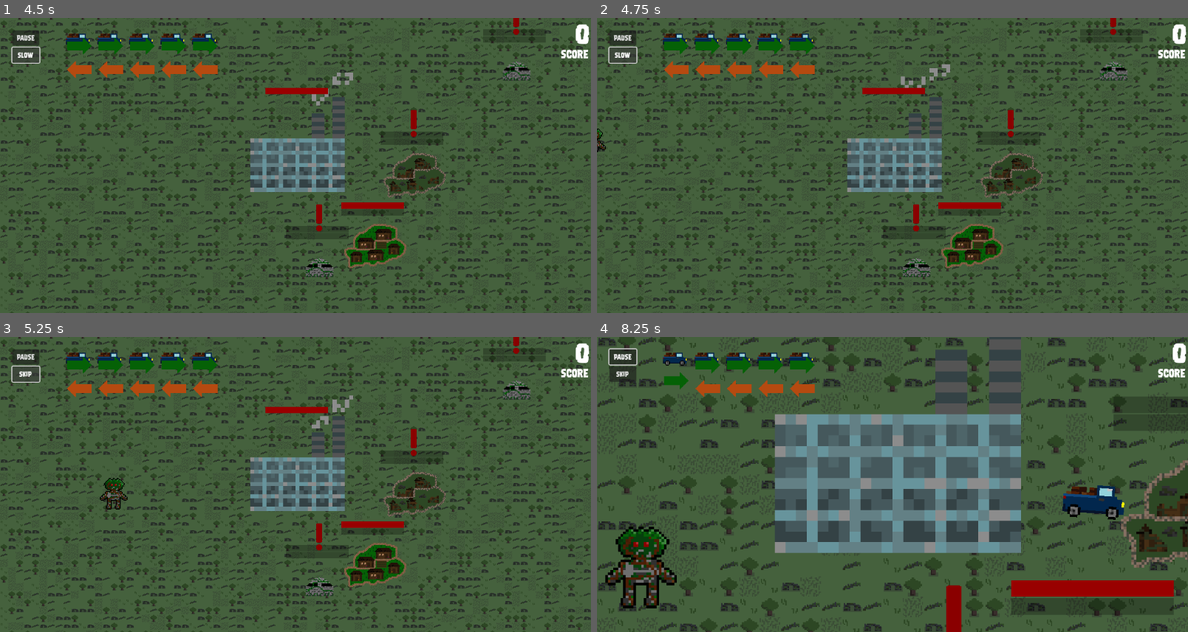
Above: before the commit, frames 1-4 (two rows, left to right).
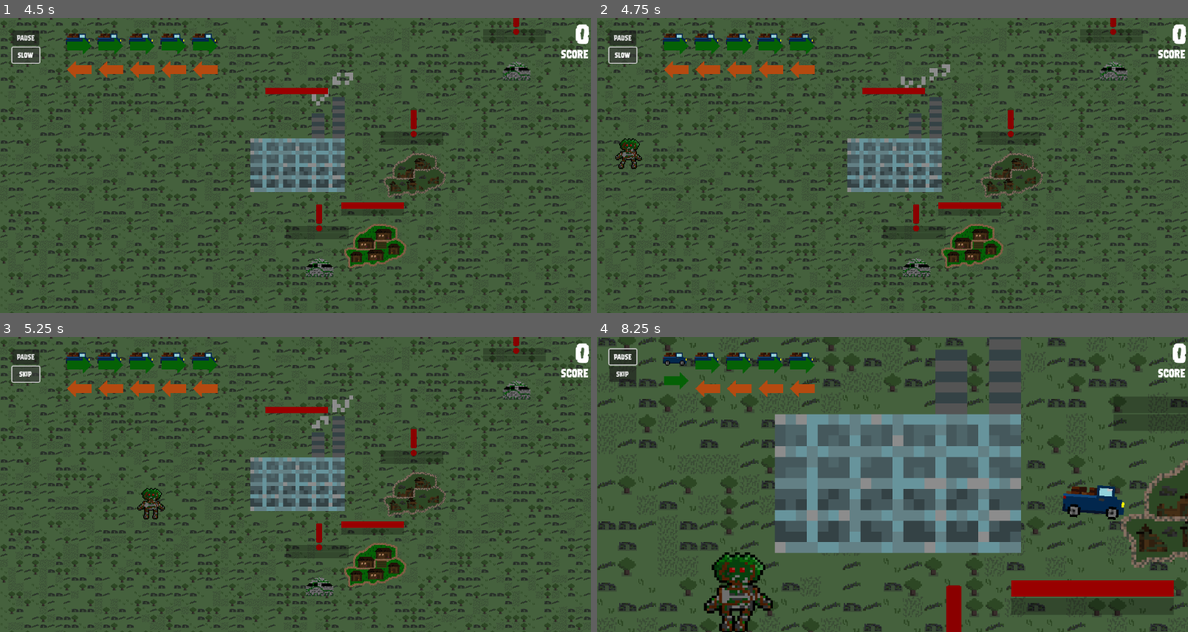
Above: after the commit, the same moments.

Repository: lewis785/ludum-dare-53
Game: Godot game, scene res://scenes/main.tscn
Same seed, same stepped clock (60 frames per second), same inputs: the game is played once before the commit and once after it.
Inputs (mouse positions are in pixels of both pictures, inside the frame that each line leads up to):
- Up to frame 1 (4.5 s): click "start" at 0.5 s; click "skip" at 1.25 s; click "slow" at 2 s; click "skip" at 2.75 s; click "slow" at 3.5 s; click "skip" at 4.25 s
- Up to frame 2 (4.75 s): no input
- Up to frame 3 (5.25 s): click "slow" at 5 s
- Up to frame 4 (8.25 s): click "pause" at 5.75 s; click "paused" at 6.5 s; move the mouse to (1010, 493) at 7.27 s; press the mouse at (1010, 493) at 7.28 s; tap E (camera_zoom_in) at 7.55, 8.1 s; move the mouse to (1022, 611) at 8.02 s; release the mouse at (1022, 611) at 8.03 s; click (1022, 611) at 8.17 s

Frame 1 is identical in both runs. In frame 2, 0.3% of the frame differs, in the area x 0-8%, y 37-52%; in frame 3, 0.6%; in frame 4, 3.9%, in the area x 1-30%, y 64-100%.

Commit message:
fix enemies not having health, all structures bombarding enemies hit!

Diff:
--- a/scenes/Camera/camera_controller.gd
+++ b/scenes/Camera/camera_controller.gd
@@ -62,7 +62,7 @@
 			clamp(
 				get_zoom() + ((camera_zoom_speed * get_zoom())/10),
 				Vector2(0.5,0.5),
-				Vector2(100,100),
+				Vector2(1000,1000),
 			)
 		)
 	if Input.is_action_pressed("camera_zoom_out") or Input.is_action_just_released("camera_zoom_out"):
@@ -71,7 +71,7 @@
 			clamp(
 				get_zoom() - ((camera_zoom_speed * get_zoom())/10),
 				Vector2(0.5,0.5),
-				Vector2(100,100),
+				Vector2(1000,1000),
 			)
 		)
 	if zoom_change:
--- a/scenes/davids_scene.tscn
+++ b/scenes/davids_scene.tscn
@@ -1,5 +1,6 @@
-[gd_scene load_steps=5 format=3 uid="uid://bv1oo5bv5o5rs"]
+[gd_scene load_steps=6 format=3 uid="uid://bv1oo5bv5o5rs"]
 
+[ext_resource type="PackedScene" uid="uid://cbd2nrreh7t81" path="res://scenes/projectile/projectile.tscn" id="2_vk1f8"]
 [ext_resource type="PackedScene" uid="uid://dhf8loxej1fdg" path="res://scenes/supply_depot/supply_depot.tscn" id="3_bkg0a"]
 [ext_resource type="PackedScene" uid="uid://cef7nfykxy18e" path="res://scenes/enemy/spawn.tscn" id="4_2hjir"]
 [ext_resource type="PackedScene" uid="uid://df82d8dxjayvh" path="res://scenes/roads/roads.tscn" id="4_av4wr"]
@@ -9,7 +10,15 @@
 
 [node name="turret" parent="." instance=ExtResource("4_ri4hn")]
 position = Vector2(378, 402)
+tick_threshold = 1.0
 is_tower = true
+structure_damage = 10
+supplies_consumption = 1
+range = 100.0
+rate_of_fire = 0.1
+parent_name = "spawn"
+heal_amount = 20
+projectile = ExtResource("2_vk1f8")
 
 [node name="roads" parent="." instance=ExtResource("4_av4wr")]
 
@@ -21,5 +30,23 @@
 
 [node name="town2" parent="." instance=ExtResource("4_ri4hn")]
 position = Vector2(596, 294)
+tick_threshold = 1.0
+is_tower = false
+structure_damage = 10
+supplies_consumption = 1
+range = 100.0
+rate_of_fire = 0.1
+parent_name = "spawn"
+heal_amount = 20
+projectile = ExtResource("2_vk1f8")
 
 [node name="town" parent="." instance=ExtResource("4_ri4hn")]
+tick_threshold = 1.0
+is_tower = false
+structure_damage = 10
+supplies_consumption = 1
+range = 100.0
+rate_of_fire = 0.1
+parent_name = "spawn"
+heal_amount = 20
+projectile = ExtResource("2_vk1f8")
--- a/scenes/enemy/enemy.gd
+++ b/scenes/enemy/enemy.gd
@@ -38,10 +38,10 @@
 
 func set_level(level) -> void:
 	self.level = level
-	$entity.health = level * 10
-	$entity.damage = level
+	$entity.init_health(level * 10)
+	$entity.damage = level * 2
 
-	var scaled = Vector2(1,1)*max(1, log(level))
+	var scaled = Vector2(1,1)*max(1, level/10)
 
 	$Area2D/AnimatedSprite2D.transform = $Area2D/AnimatedSprite2D.transform.scaled(scaled)
 	$Area2D/CollisionShape2D.transform = $Area2D/CollisionShape2D.transform.scaled(scaled)
--- a/scenes/enemy/spawn.gd
+++ b/scenes/enemy/spawn.gd
@@ -6,7 +6,7 @@
 
 var score : int
 var base_wait_time : float
-var enemy_level: float = 50
+var enemy_level: float = 1
 
 # Called when the node enters the scene tree for the first time.
 func _ready() -> void:
@@ -46,10 +46,11 @@
 
 	$enemy_timer.wait_time = $enemy_timer.wait_time
 	$start_timer.start()
+	spawn_enemy()
 
 func _on_enemy_timer_timeout() -> void:
 	self.level += 1
-	enemy_level = 1+self.level/100
+	enemy_level = 1+self.level/25
 
 	for i in range(enemy_level):
 		spawn_enemy()
--- a/scenes/projectile/projectile.gd
+++ b/scenes/projectile/projectile.gd
@@ -1,6 +1,7 @@
 class_name Projectile extends Area2D
 
 @export var projectile_speed: int = 1000
+@export var projectile_damage: int = 10
 var _animated_sprite
 var _asp : AudioStreamPlayer2D
 
@@ -30,7 +31,17 @@
 
 
 func _on_body_entered(body):
-	signal_bus.emit_signal("do_damage_to_enemy", body)
+	var current_enemy_name = body.name
+	if current_enemy_name.contains('SupplyTruck'):
+		return
+
+	var enemy = body.find_child("entity")
+
+	enemy.take_damage(projectile_damage)
+	if !enemy.active:
+		signal_bus.emit_signal("enemy_killed", body)
+
+	$AnimatedSprite2D.hide()
 	destroy()
 	pass # Replace with function body.
 
--- a/scenes/structure/structure.gd
+++ b/scenes/structure/structure.gd
@@ -43,7 +43,7 @@
 	self.local_name = self.name
 	$ScoreTimer.start()
 	signal_bus = get_node("/root/SignalBus")
-	signal_bus.connect("do_damage_to_enemy", subtract_damage_from_enemies)
+	signal_bus.connect("enemy_killed", _on_sigbus_enemy_killed)
 
 	_animated_sprite = $StructureArea2D/AnimatedSprite2D
 	_border = $StructureArea2D/Borders
@@ -115,7 +115,6 @@
 	if tick:
 		if can_take_damage():
 			process_all_enemies_damage()
-			#update_health_label(health)
 		reset_tick()
 
 	for enemy in enemy_store.enemies_in_range:
@@ -145,15 +144,9 @@
 		$Alert.show()
 
 
-func subtract_damage_from_enemies(body):
-	var current_enemy_name = body.name
-	if current_enemy_name.contains('SupplyTruck'):
-		return
-
-	var enemy = get_enemy_entity(body)
-	enemy.take_damage(structure_damage)
-	if !enemy.active:
-		enemy_store.add_enemy_to_remove(enemy)
+# move this!
+func _on_sigbus_enemy_killed(enemy):
+	enemy_store.add_enemy_to_remove(enemy)
 
 func consume_supplies(amount):
 	$SupplyStore.remove_supply(amount)
@@ -162,6 +155,7 @@
 func fire_turret(enemy):
 	if projectile:
 		var instnaced_projectile = projectile.instantiate()
+		instnaced_projectile.projectile_damage = $entity.damage
 		get_tree().current_scene.add_child(instnaced_projectile)
 		instnaced_projectile.global_position = self.global_position
 		var instnaced_projectile_rotation = self.global_position.direction_to(enemy.global_position).angle()
--- a/scenes/structure/structure.tscn
+++ b/scenes/structure/structure.tscn
@@ -136,7 +136,7 @@
 active = false
 health = 200
 max_health = 200
-damage = 20
+damage = 10
 priority_weight = 2
 
 [node name="StructureArea2D" type="Area2D" parent="."]
--- a/scripts/enemy_store.gd
+++ b/scripts/enemy_store.gd
@@ -12,7 +12,7 @@
 func enemy_exists(enemy):
 	return enemies.find(enemy) >= 0 and enemies_to_remove.find(enemy) == -1
 
-func enemy_in_range_exists(enemy):
+func enemy_in_range_exists(enemy) -> bool:
 	return enemies_in_range.find(enemy) >= 0 and enemies_to_remove.find(enemy) == -1
 
 func remove_all_enemies():
--- a/scripts/signal_bus.gd
+++ b/scripts/signal_bus.gd
@@ -1,6 +1,6 @@
 extends Node
 
 signal update_ownership(is_tower: bool, owned: bool)
-signal do_damage_to_enemy
+signal enemy_killed
 signal send_supply_to_structure(structure: Structure)
 signal score_update(amount: int)
